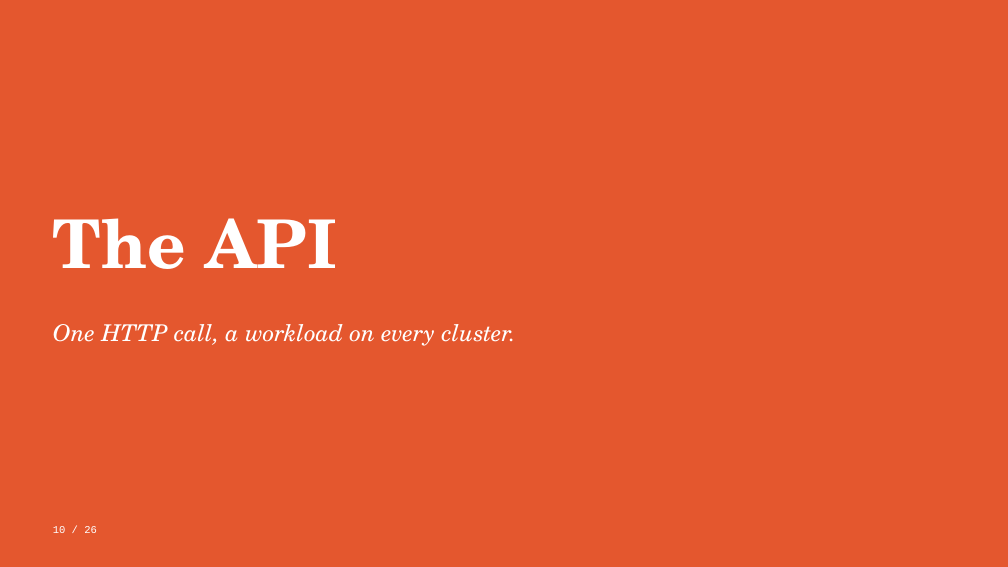
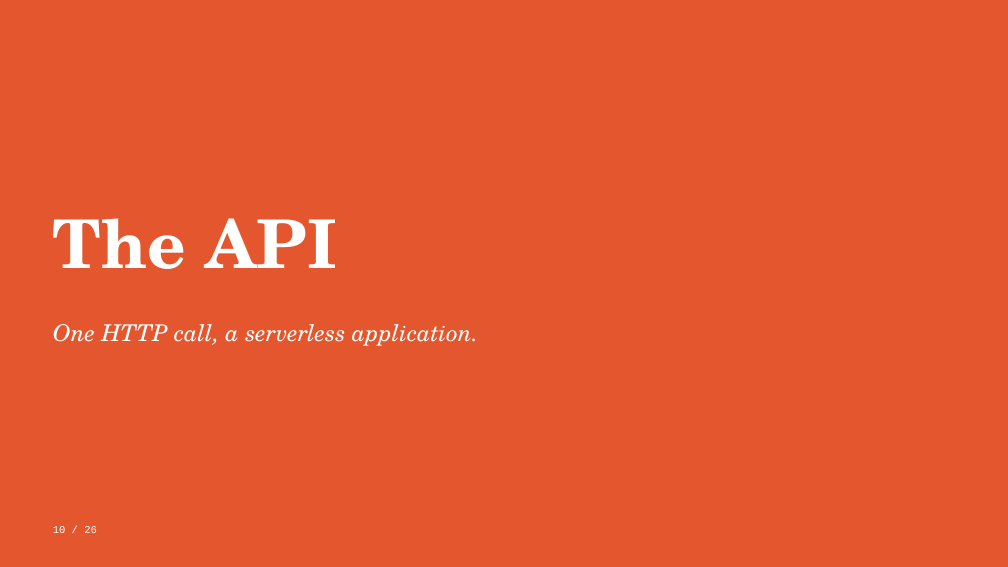
Before and after one commit to black-cloudlet/serverless, a slide deck: slide 10 of docs/presentation/serverless-platform.pptx. Drawn at 1008x567 pixels with LibreOffice and Linux fonts; fonts in the diff are those of the drawing. Boxes give left, top, right and bottom in pixels: in the first picture for what was removed or moved away, otherwise in the second. Text is boxed around its words. In the diff, an @@ line names an element or a change of style, - is before the commit and + after.

```diff
--- a/docs/presentation/serverless-platform.pptx
+++ b/docs/presentation/serverless-platform.pptx
@@ text at (53, 324, 478, 346): text changed @@
-One HTTP call, a workload on every cluster.
+One HTTP call, a serverless application.
```
Also in this commit, not shown: 3 other slides changed, 5 other files.
